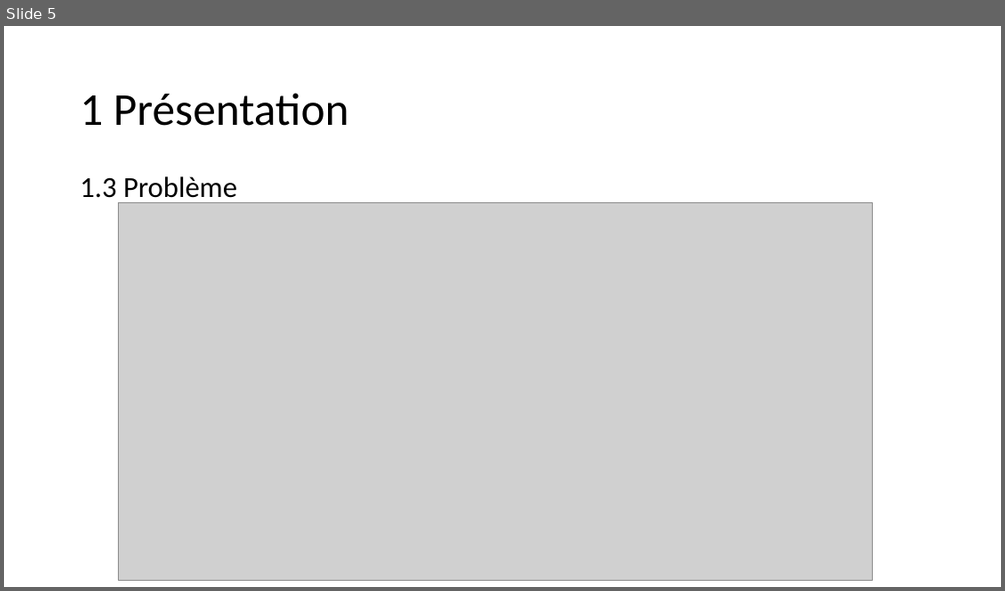
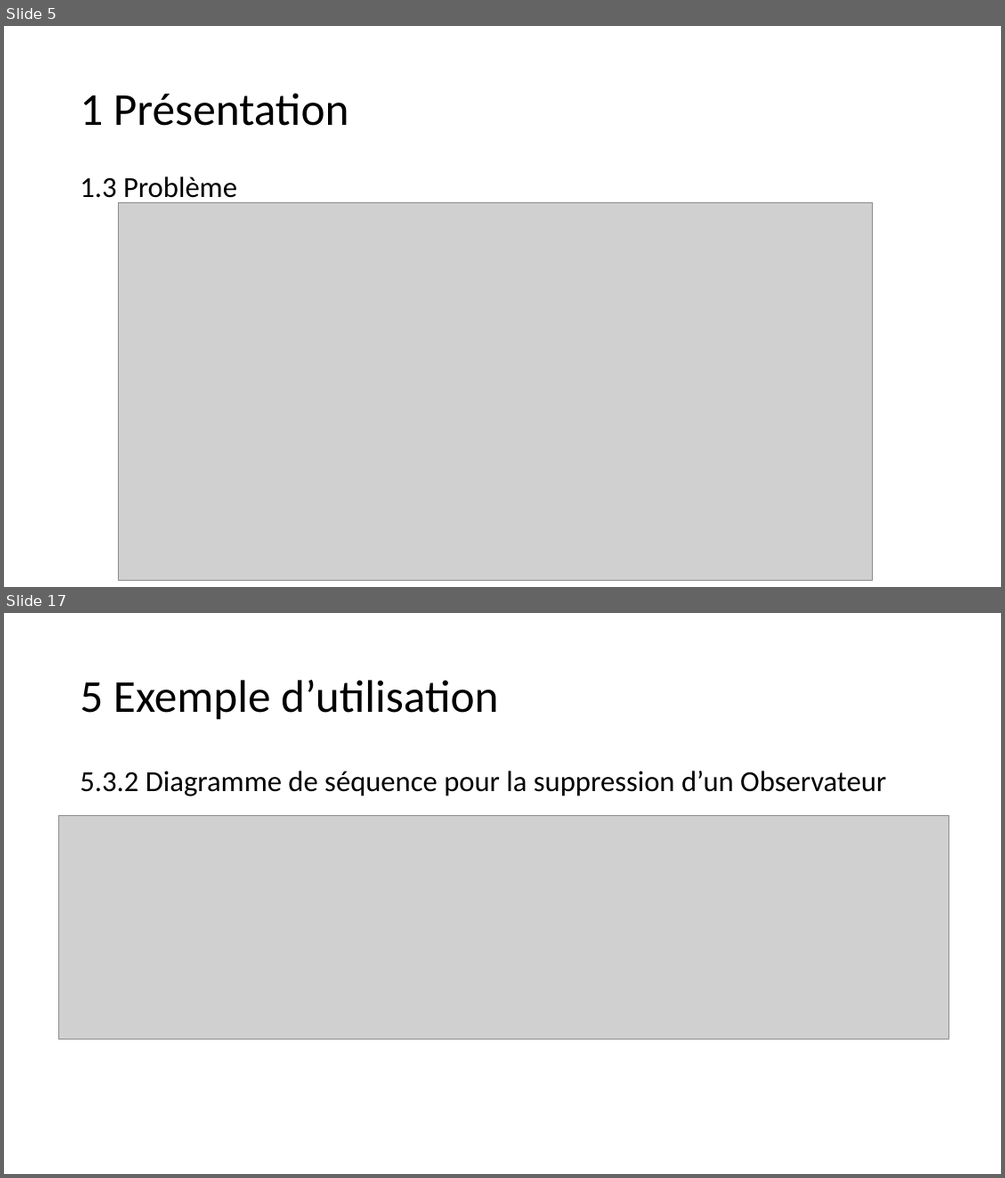
Before and after one commit to D-CRAVO/FORMATION-CDA-2210, a slide deck: 106_DesignPattern/Cours/Observateur/Observateur.pptx. Shown one above the other, each under a label of ours: slide 5 before the commit, slides 5 and 17 after it; the slides between them are not shown. The pictures are 1005x591 and 1005x1178 pixels, drawn with LibreOffice and Linux fonts; fonts in the diff are those of the drawing; grey boxes stand for pictures. Boxes give left, top, right and bottom in pixels: in the first picture for what was removed or moved away, otherwise in the second. Text is boxed around its words. In the diff, an @@ line names an element or a change of style, - is before the commit and + after.

```diff
--- a/106_DesignPattern/Cours/Observateur/Observateur.pptx
+++ b/106_DesignPattern/Cours/Observateur/Observateur.pptx
@@ slide 17 added at [4,613,1001,1174], background #FFFFFF @@
@@ title added at [80,680,498,720], 44 pt, text #000000 @@
+5 Exemple d’utilisation
@@ text added at [80,771,886,796], 28 pt, text #000000 @@
+5.3.2 Diagramme de séquence pour la suppression d’un Observateur
@@ picture added at [58,816,949,1038] @@
```
Also in this commit, not shown: 5 slides changed, 17 other slides added, 3 slides removed, 32 other files.
